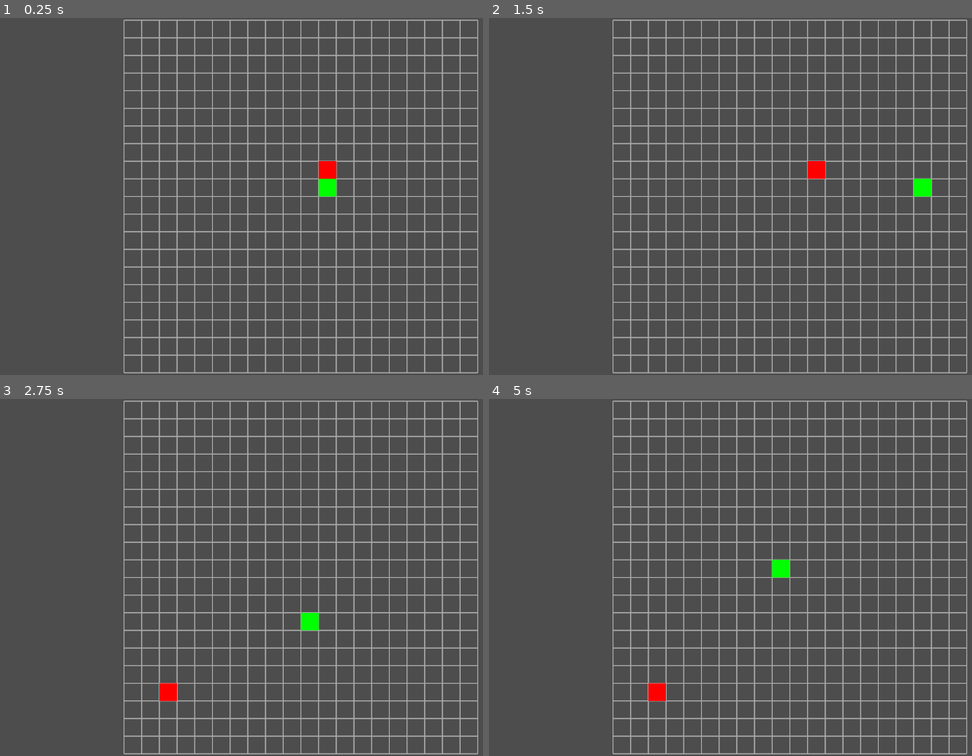
Above: before the commit, frames 1-4 (two rows, left to right).
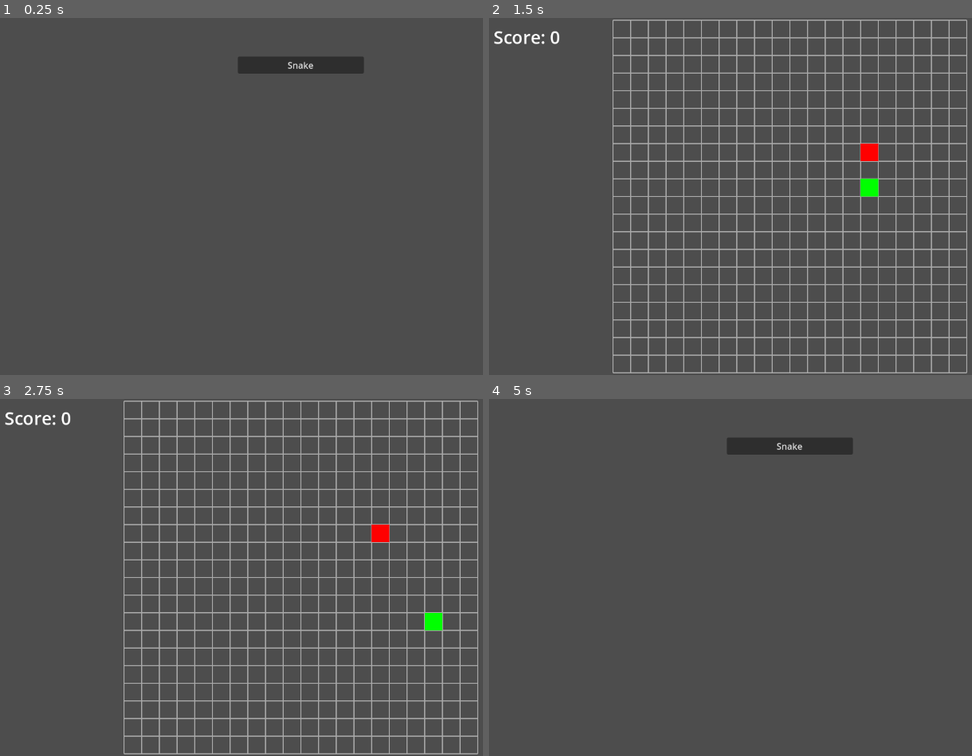
Above: after the commit, the same moments.

Repository: jevonsp/game-collection
Game: Godot game, scene res://front_end.tscn
Two runs of this game, one before a commit and one after it. Both use one fixed random seed, a clock stepped at 60 frames per second and the inputs below. Before the commit the project starts from res://snake/snake.tscn.
Inputs (mouse positions are in pixels of both pictures, inside the frame that each line leads up to):
- Up to frame 1 (0.25 s): no input
- Up to frame 2 (1.5 s): click (788, 64) at 0.5 s, where only the run after the commit has a clickable "Snake"; hold D (right) from 1.28 s (still down)
- Up to frame 3 (2.75 s): release D (right) at 2.03 s; hold S (down) from 2.03 s (still down)
- Up to frame 4 (5 s): release S (down) at 2.78 s; hold D (right) 2.78-3.53 s; hold W (up) 3.53-4.28 s; hold A (left) from 4.28 s (still down); tap Escape (ui_cancel) at 4.9 s

The runs differ from the first frame. In frame 1, 13% of the frame differs, in the area x 25-100%, y 0-100%; in frame 2, 1.0%; in frame 3, 0.9%; in frame 4, 13%.

Commit message:
Front End Created

Diff:
--- /dev/null
+++ b/front_end.gd
@@ -0,0 +1,24 @@
+extends Control
+
+@export var games: Array[PackedScene] = []
+@onready var scroll_container: ScrollContainer = $ScrollContainer
+
+func _ready() -> void:
+	var buttons = get_tree().get_nodes_in_group("buttons")
+	for b:Button in buttons:
+		var pressed = Callable(self, "_on_pressed").bind(b)
+		b.pressed.connect(pressed)
+
+func _on_pressed(which: Button) -> void:
+	print("which=%s" % [which])
+	match which.name:
+		"Button0":
+			scroll_container.visible = false
+			scroll_container.release_focus()
+			var game = games[0].instantiate()
+			game.game_quit.connect(_on_quit)
+			add_child(game)
+
+func _on_quit() -> void:
+	scroll_container.visible = true
+	scroll_container.grab_focus()
--- /dev/null
+++ b/front_end.tscn
@@ -0,0 +1,39 @@
+[gd_scene load_steps=3 format=3 uid="uid://dpkd8twsxvght"]
+
+[ext_resource type="Script" uid="uid://bgl062qvnfxy5" path="res://front_end.gd" id="1_kmk83"]
+[ext_resource type="PackedScene" uid="uid://cq3u0pa3qj6nb" path="res://snake/snake.tscn" id="2_fgqus"]
+
+[node name="FrontEnd" type="Control"]
+custom_minimum_size = Vector2(200, 0)
+layout_mode = 3
+anchors_preset = 15
+anchor_right = 1.0
+anchor_bottom = 1.0
+grow_horizontal = 2
+grow_vertical = 2
+size_flags_horizontal = 4
+script = ExtResource("1_kmk83")
+games = Array[PackedScene]([ExtResource("2_fgqus")])
+
+[node name="ScrollContainer" type="ScrollContainer" parent="."]
+layout_mode = 1
+anchors_preset = 13
+anchor_left = 0.5
+anchor_right = 0.5
+anchor_bottom = 1.0
+offset_left = -114.0
+offset_top = 70.0
+offset_right = 114.0
+offset_bottom = -70.0
+grow_horizontal = 2
+grow_vertical = 2
+
+[node name="VBoxContainer" type="VBoxContainer" parent="ScrollContainer"]
+layout_mode = 2
+size_flags_horizontal = 3
+alignment = 1
+
+[node name="Button0" type="Button" parent="ScrollContainer/VBoxContainer" groups=["buttons"]]
+layout_mode = 2
+size_flags_vertical = 3
+text = "Snake"
--- a/project.godot
+++ b/project.godot
@@ -11,7 +11,7 @@
 [application]
 
 config/name="Game Collection"
-run/main_scene="uid://cq3u0pa3qj6nb"
+run/main_scene="uid://dpkd8twsxvght"
 config/features=PackedStringArray("4.5", "Forward Plus")
 
 [input]
--- a/snake/snake.gd
+++ b/snake/snake.gd
@@ -1,19 +1,21 @@
 extends Node2D
+signal game_quit
 @export var cell_size = Vector2(32, 32)
 @export var grid_size = Vector2i(20, 20)
 var game_cells: Array[Vector2i]
 var starting_cells := [Vector2i(9, 9), Vector2i(9, 10), Vector2i(10, 9), Vector2i(10, 10)]
 var occupied_cells: Array[Vector2i] = []
 var snake_length: int = 0
-var start: Vector2i = Vector2i.ZERO  # Changed from Vector2 to Vector2i
+var start: Vector2i = Vector2i.ZERO
 var offset: Vector2 = Vector2.ZERO
 var snake_direction: Vector2i = Vector2i.RIGHT
 var apple_cells: Array[Vector2i] = []
 var timer: float = 0.0
+var apples_eaten: int = 0
+@onready var score_label: Label = $ScoreLabel
 
 func _ready() -> void:
-	get_viewport().connect("size_changed", Callable(self, "_on_viewport_size_changed"))
-
+	#get_viewport().connect("size_changed", Callable(self, "_on_viewport_size_changed"))
 	for x in range(20):
 		for y in range(20):
 			game_cells.append(Vector2i(x, y))
@@ -21,11 +23,13 @@
 	prepare_game()
 
 func prepare_game():
+	print("snake preparing")
 	start = starting_cells.pick_random()
 	snake_length = 1
 	occupied_cells.append(start)
 
 	spawn_apple()
+	update_label()
 
 func _process(delta: float) -> void:
 	timer += delta
@@ -42,6 +46,9 @@
 		turn_snake(Vector2i.LEFT)
 	if event.is_action_pressed("right"):
 		turn_snake(Vector2i.RIGHT)
+	if event.is_action_pressed("ui_cancel"):
+		game_quit.emit()
+		queue_free()
 
 func _on_viewport_size_changed() -> void:
 	queue_redraw()
@@ -112,6 +119,8 @@
 			snake_length += 1
 			apple_cells.erase(i)
 			ate_apple = true
+			apples_eaten += 1
+			update_label()
 			break
 
 	occupied_cells.push_front(want_to_move)
@@ -125,7 +134,7 @@
 
 func turn_snake(dir: Vector2i):
 	if dir == -snake_direction:
-		lose()
+		return
 	snake_direction = dir
 
 func spawn_apple():
@@ -135,15 +144,23 @@
 			available_cells.erase(i)
 		if available_cells.has(i):
 			var dist = occupied_cells[0] - i
-			if dist.x > 10 or dist.y > 10:
+			if abs(dist.x) > 5 or abs(dist.y) > 5:
 				available_cells.erase(i)
-
-	var chosen_cell = available_cells.pick_random()
-	apple_cells = [chosen_cell]
+	if available_cells.size() > 0:
+		var chosen_cell = available_cells.pick_random()
+		apple_cells = [chosen_cell]
 
 func lose():
 	occupied_cells.clear()
 	apple_cells.clear()
 	snake_direction = Vector2i.RIGHT
 	snake_length = 0
+	apples_eaten = 0
+	update_label()
 	prepare_game()
+
+func win():
+	pass
+
+func update_label():
+	score_label.text = "Score: %s" % [apples_eaten * 5]
--- a/snake/snake.tscn
+++ b/snake/snake.tscn
@@ -4,3 +4,11 @@
 
 [node name="Snake" type="Node2D"]
 script = ExtResource("1_j2kkt")
+
+[node name="ScoreLabel" type="Label" parent="."]
+offset_left = 40.0
+offset_top = 12.0
+offset_right = 215.0
+offset_bottom = 57.0
+theme_override_font_sizes/font_size = 32
+text = "Score: 4000"
Not shown, added: front_end.gd.uid
